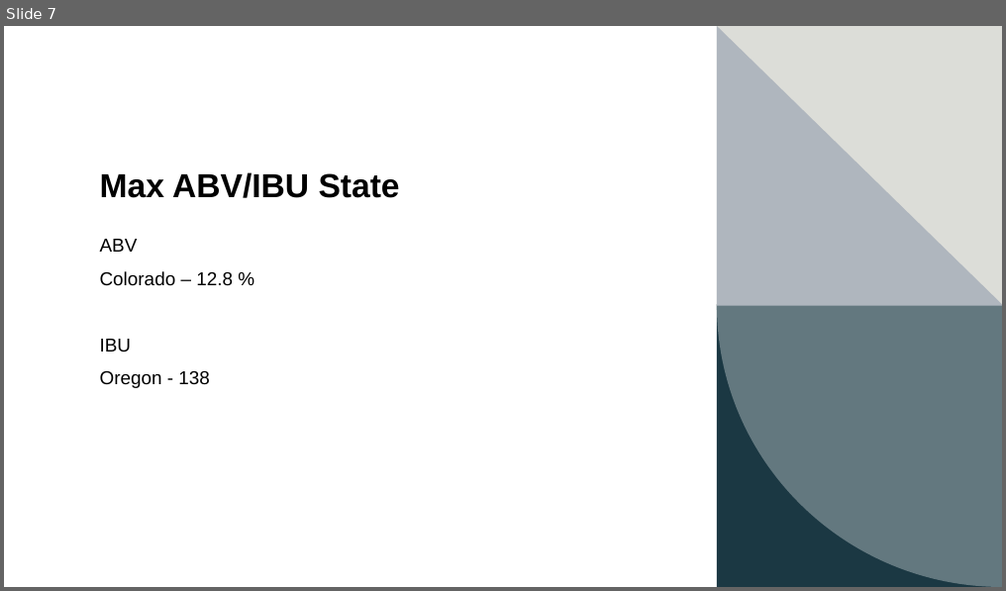
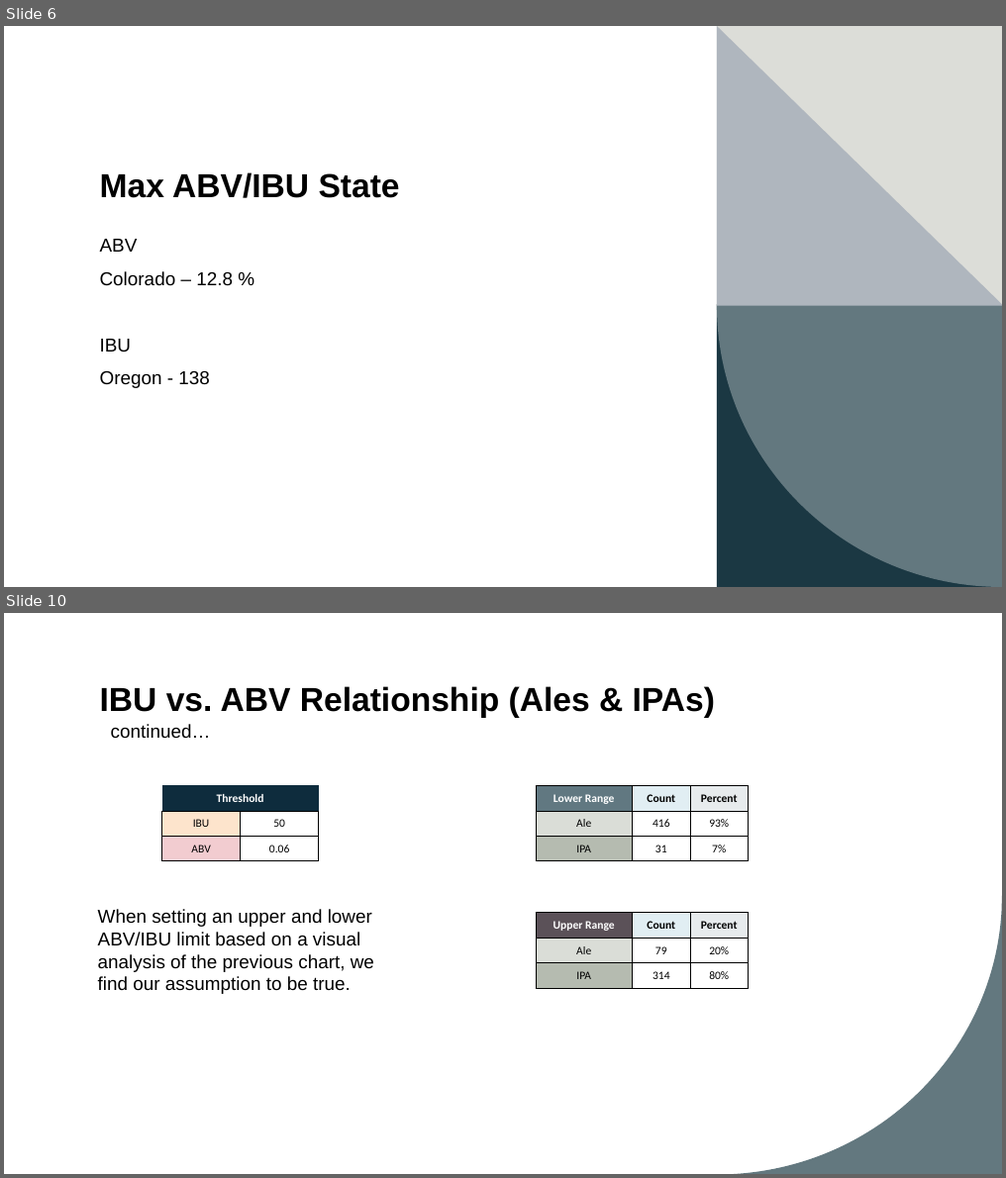
Before and after one commit to cdholmes11/DDS-Project-1, a slide deck: DDS_Project_1_Presentation_Dane.pptx. Shown one above the other, each under a label of ours: slide 7 before the commit, slides 6 and 10 after it; the slides between them are not shown. The pictures are 1006x591 and 1006x1178 pixels, drawn with LibreOffice and Linux fonts; fonts in the diff are those of the drawing. Boxes give left, top, right and bottom in pixels: in the first picture for what was removed or moved away, otherwise in the second. Text is boxed around its words. In the diff, an @@ line names an element or a change of style, - is before the commit and + after.

```diff
--- a/DDS_Project_1_Presentation_Dane.pptx
+++ b/DDS_Project_1_Presentation_Dane.pptx
@@ slide 10 added at (x1=4, y1=613, x2=1002, y2=1174), background #FFFFFF; not listed: 1 template element that a slide beside it also shows @@
@@ title added at (x1=100, y1=686, x2=715, y2=718), 32 pt, text #000000, bold @@
+IBU vs. ABV Relationship (Ales & IPAs)
@@ text added at (x1=111, y1=724, x2=211, y2=739), 18 pt, text #000000 @@
+continued…
@@ table added at (x1=162, y1=786, x2=319, y2=861), 3 rows, 2 columns @@
+Threshold | 
+IBU | 50
+ABV | 0.06
@@ table added at (x1=536, y1=786, x2=747, y2=861), 3 rows, 3 columns @@
+Lower Range | Count | Percent
+Ale | 416 | 93%
+IPA | 31 | 7%
@@ text added at (x1=98, y1=909, x2=374, y2=994), 18 pt, text #000000 @@
+When setting an upper and lower ABV/IBU limit based on a visual analysis of the previous chart, we find our assumption to be true.
@@ table added at (x1=536, y1=912, x2=747, y2=988), 3 rows, 3 columns @@
+Upper Range | Count | Percent
+Ale | 79 | 20%
+IPA | 314 | 80%
@@ what was slide 7 is now slide 6 @@
```
Also in this commit, not shown: 8 slides changed, 5 other slides added, 4 slides removed, 1 other file.
